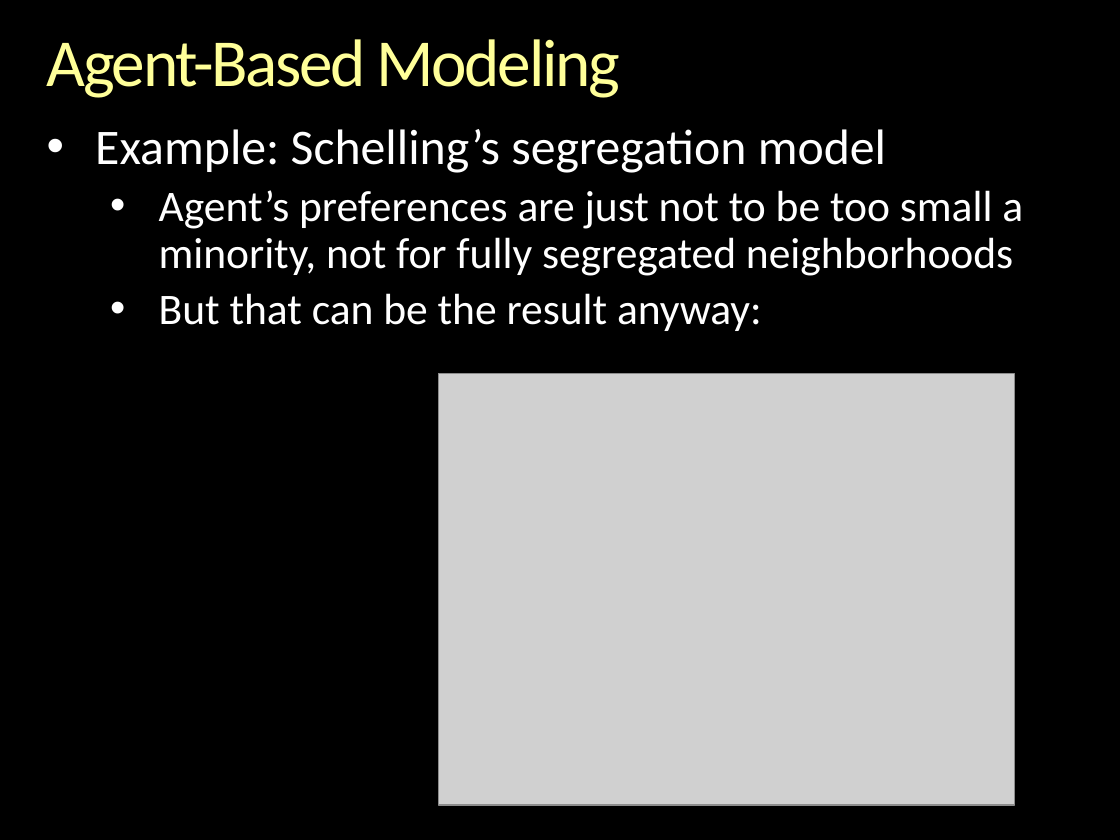
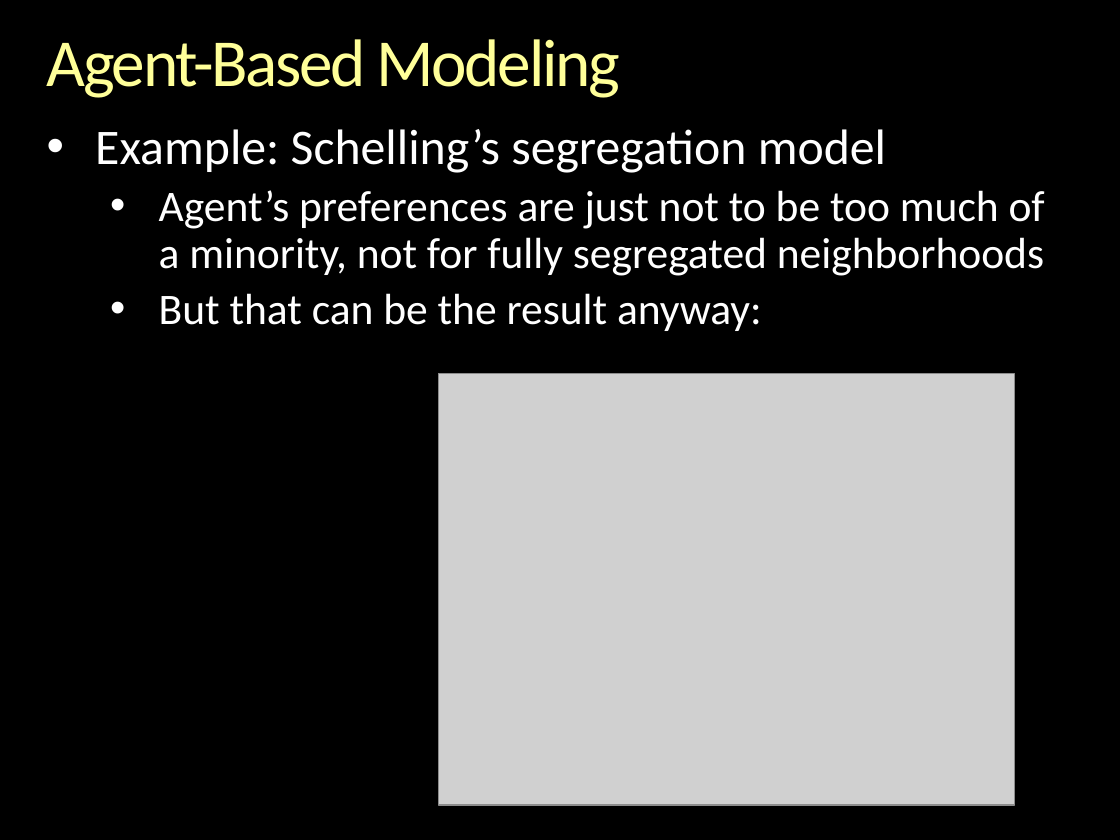
Before and after one commit to gcallah/indras_net, a slide deck: slide 11 of docs/ABMsAsAlgebraic.pptx. Drawn at 1120x840 pixels with LibreOffice and Linux fonts; fonts in the diff are those of the drawing; grey boxes stand for pictures; background and template pictures are left out. Boxes give left, top, right and bottom in pixels: in the first picture for what was removed or moved away, otherwise in the second. Text is boxed around its words. In the diff, an @@ line names an element or a change of style, - is before the commit and + after.

```diff
--- a/docs/ABMsAsAlgebraic.pptx
+++ b/docs/ABMsAsAlgebraic.pptx
@@ text at <box>159,190,1045,276</box>: text changed @@
-  • Agent’s preferences are just not to be too small a minority, not for fully segregated neighborhoods
+  • Agent’s preferences are just not to be too much of a minority, not for fully segregated neighborhoods
```
Also in this commit, not shown: 5 other slides changed, 1 slide added, 1 slide removed.
